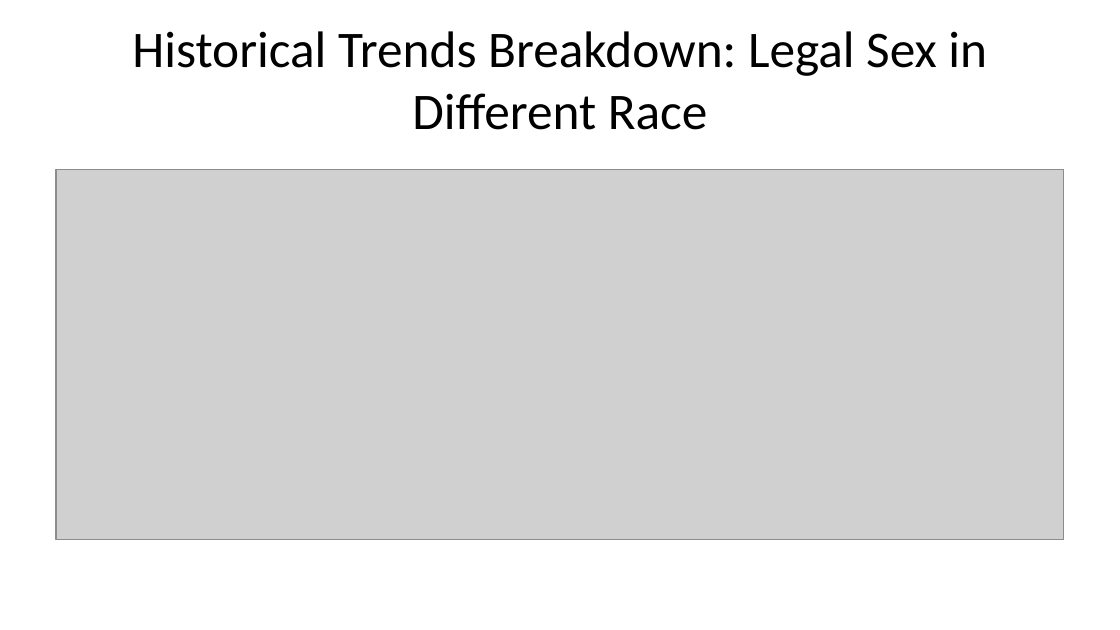
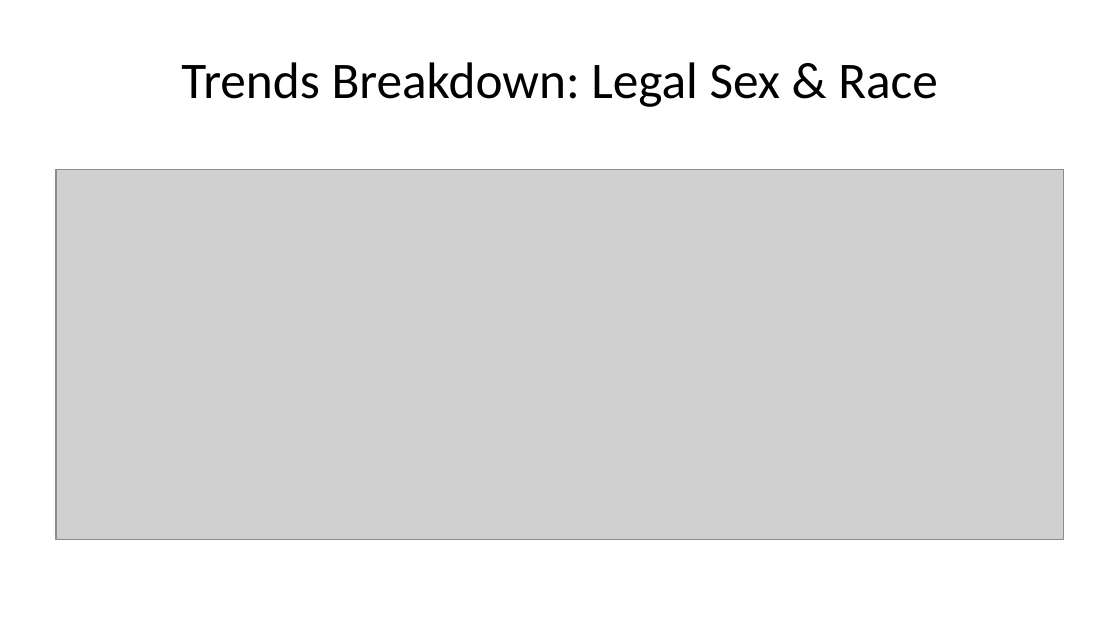
Before and after one commit to ZhouLinli/IR-Projects, a slide deck: slide 6 of Data Reporting/FacultyTenureAnalysis.pptx. Drawn at 1120x630 pixels with LibreOffice and Linux fonts; fonts in the diff are those of the drawing; grey boxes stand for pictures. Boxes give left, top, right and bottom in pixels: in the first picture for what was removed or moved away, otherwise in the second. Text is boxed around its words. In the diff, an @@ line names an element or a change of style, - is before the commit and + after.

```diff
--- a/Data Reporting/FacultyTenureAnalysis.pptx
+++ b/Data Reporting/FacultyTenureAnalysis.pptx
@@ title at (x1=181, y1=62, x2=938, y2=107): text changed @@
-Historical Trends Breakdown: Legal Sex in Different Race
+Trends Breakdown: Legal Sex & Race
```
Also in this commit, not shown: 3 other slides changed, 2 slides added, 5 slides removed, 4 other files.
